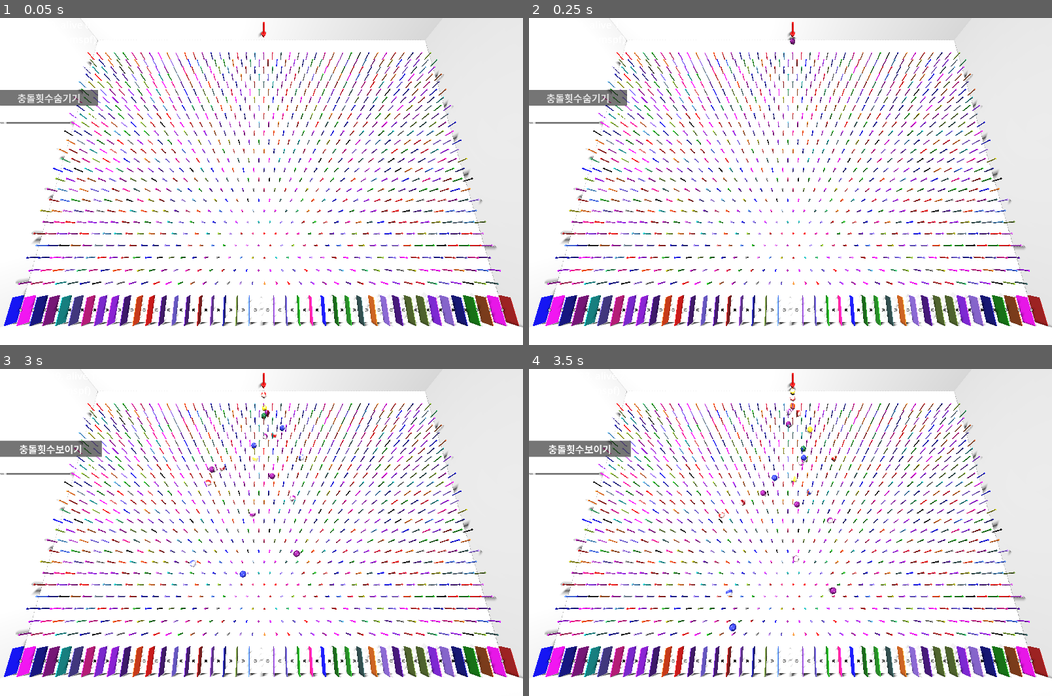
Above: before the commit, frames 1-4 (two rows, left to right).
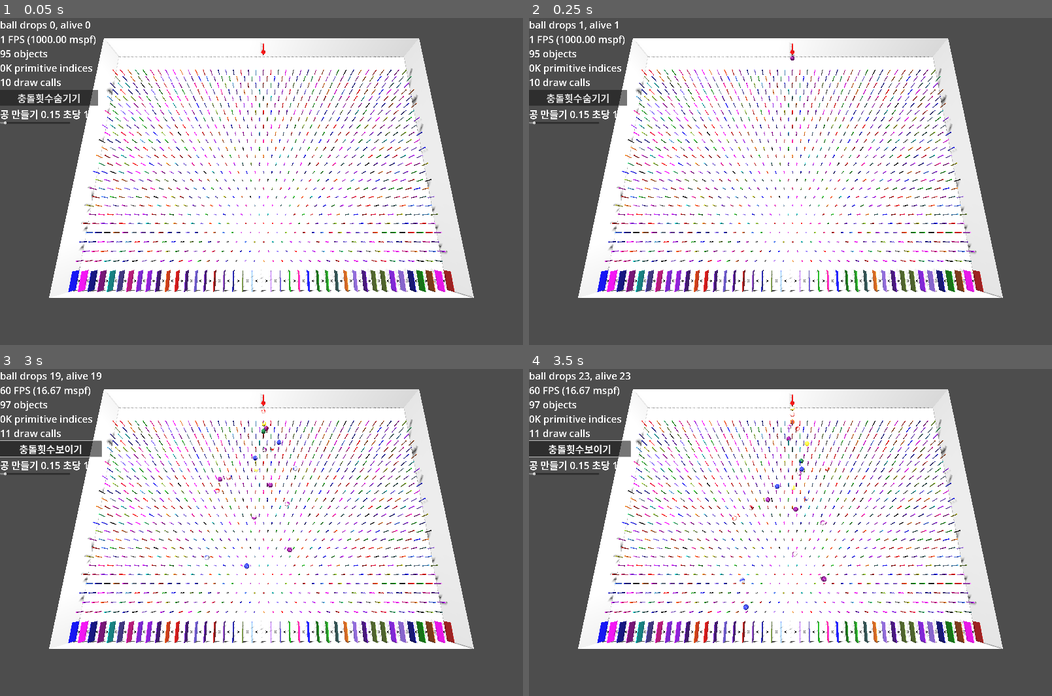
Above: after the commit, the same moments.

Repository: kasworld/gd4pinball
Game: Godot game, scene res://main.tscn
Two runs of this game, one before a commit and one after it. Both use one fixed random seed, a clock stepped at 60 frames per second and the inputs below.
Inputs (mouse positions are in pixels of both pictures, inside the frame that each line leads up to):
- Up to frame 1 (0.05 s): no input
- Up to frame 2 (0.25 s): no input
- Up to frame 3 (3 s): click "충돌횟수숨기기" at 0.5 s; click "충돌횟수보이기" at 1.25 s; tap Enter at 2, 2.1 s; move the mouse to (376, 516) at 2.02 s; hold Right 2.03-2.78 s; click (376, 516) at 2.17 s; move the mouse to (156, 548) at 2.77 s; hold Left from 2.78 s (still down); tap 1 at 2.85 s
- Up to frame 4 (3.5 s): keep holding Left

The runs differ from the first frame. In frame 1, 53% of the frame differs, in the area x 0-100%, y 0-100%; in frame 2, 53%; in frame 3, 53%; in frame 4, 54%.

Commit message:
change WorldSize

Diff:
--- a/global/config.gd
+++ b/global/config.gd
@@ -1,6 +1,6 @@
 extends Node
 
-const WorldSize := Vector3(40,20,30)
+const WorldSize := Vector3(40,3,30)
 
 const BottomSize := Vector2(WorldSize.x, WorldSize.z)
 const BottomCenter := Vector3(WorldSize.x/2, 0, WorldSize.z/2)
--- a/main.gd
+++ b/main.gd
@@ -9,10 +9,10 @@
 	$Arrow3D.init(Config.BallRadius*6,Color.RED,Config.BallRadius/3,Config.BallRadius)
 	$Arrow3D.position = Vector3(Config.WorldSize.x/2 + 0.25, Config.BallRadius*5, Config.BallRadius*1)
 	reset_camera_pos()
-	set_wall()
+	set_walls()
 	add_pins()
 
-func set_wall() -> void:
+func set_walls() -> void:
 	$WallContainer.add_child(set_pos_rot(Config.BottomCenter, Vector3.ZERO,
 		preload("res://wall.tscn").instantiate().set_size(Config.BottomSize).set_info("바닥", 0.1)
 	))
@@ -89,7 +89,7 @@
 	update_label()
 	var t = Time.get_unix_time_from_system() /-3.0
 	if camera_move:
-		$Camera3D.position = Vector3(sin(t)*Config.WorldSize.x/2, sin(t)*Config.WorldSize.y/2, cos(t)*Config.WorldSize.z/2) + Config.WorldSize/2
+		$Camera3D.position = Vector3(sin(t)*Config.WorldSize.x/2, sin(t)*Config.WorldSize.length()/3, cos(t)*Config.WorldSize.z/2) + Config.WorldSize/2
 		#$Camera3D.look_at(Config.WorldSize/2)
 		$Camera3D.look_at(Config.BottomCenter)
 
@@ -142,7 +142,7 @@
 		reset_camera_pos()
 
 func reset_camera_pos()->void:
-	$Camera3D.position = Vector3(Config.WorldSize.x/2, Config.WorldSize.y, Config.WorldSize.z * 0.8)
+	$Camera3D.position = Vector3(Config.WorldSize.x/2, Config.WorldSize.length()/2, Config.WorldSize.z * 0.8)
 	$Camera3D.look_at(Vector3(Config.WorldSize.x/2,0,Config.WorldSize.z*0.6))
 	$Camera3D.far = Config.WorldSize.length()
 
--- a/wall.tscn
+++ b/wall.tscn
@@ -8,7 +8,6 @@
 
 [sub_resource type="StandardMaterial3D" id="StandardMaterial3D_xxgf6"]
 resource_local_to_scene = true
-normal_enabled = true
 
 [sub_resource type="PlaneMesh" id="PlaneMesh_0xm2m"]
 resource_local_to_scene = true
